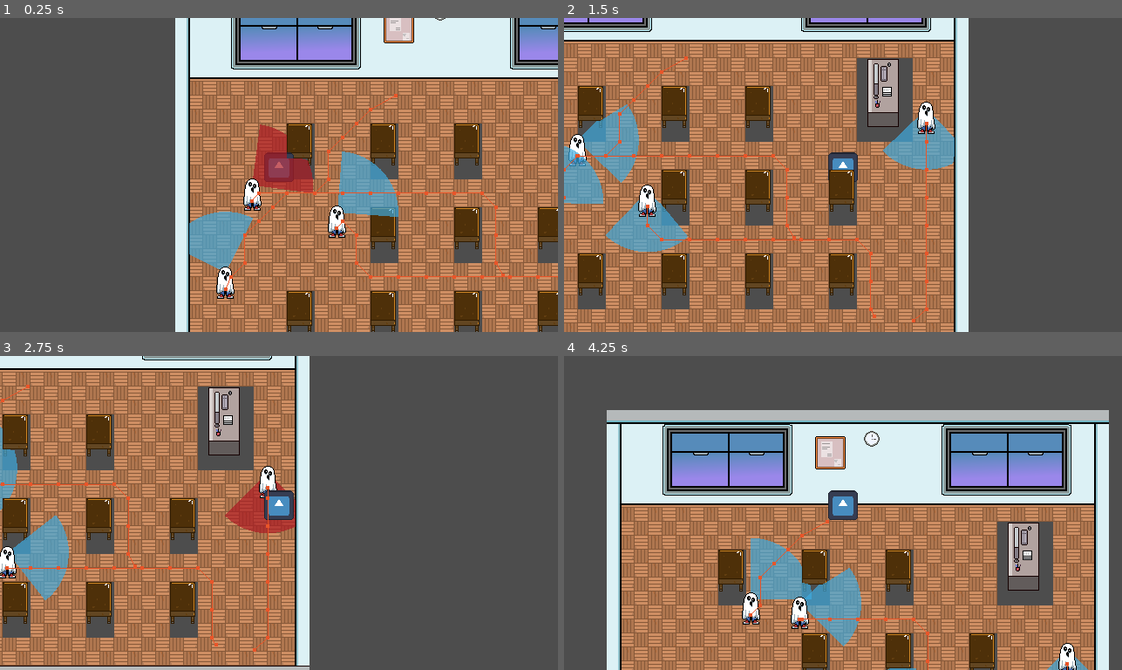
Above: before the commit, frames 1-4 (two rows, left to right).
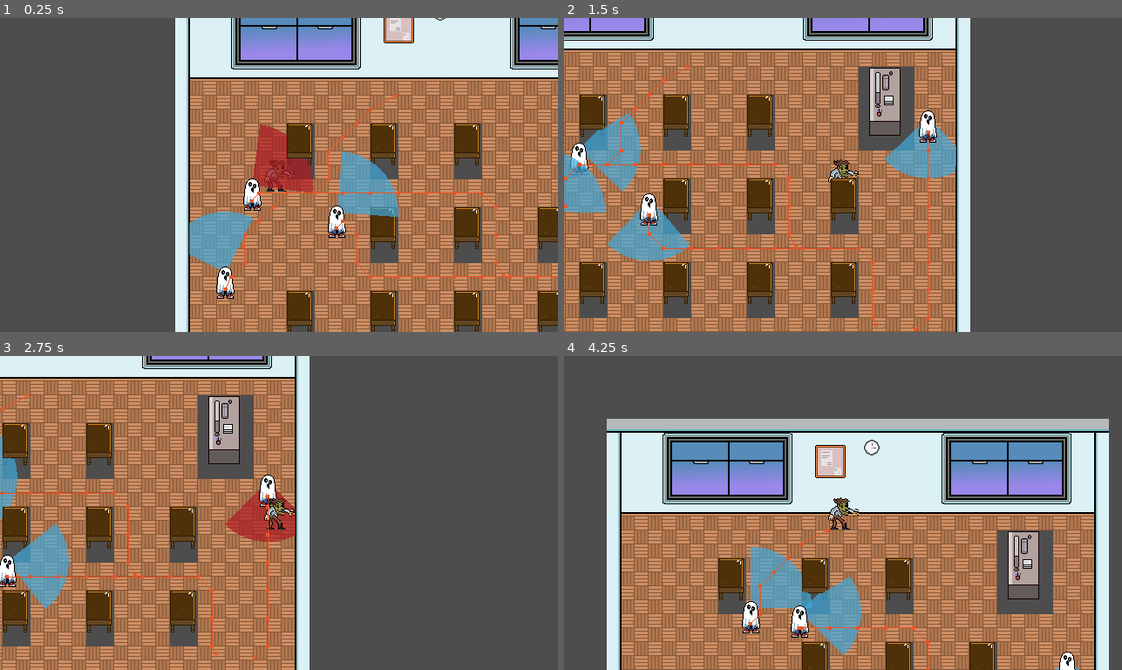
Above: after the commit, the same moments.

Repository: ErikTheBerik/2D-Spooky-Game-Jam-2024
Game: Godot game, scene res://Scenes/Classroom.tscn
Two runs of this game, one before a commit and one after it. Both use one fixed random seed, a clock stepped at 60 frames per second and the inputs below. The engine's default icon, where the game draws it, is replaced by a stand-in: a white triangle on a blue panel in a dark square.
Inputs (mouse positions are in pixels of both pictures, inside the frame that each line leads up to):
- Up to frame 1 (0.25 s): no input
- Up to frame 2 (1.5 s): move the mouse to (965, 159) at 0.52 s; hold D (move_right) 0.53-1.28 s; move the mouse to (731, 190) at 1.27 s; hold S (move_down) from 1.28 s (still down)
- Up to frame 3 (2.75 s): move the mouse to (334, 443) at 2.02 s; release S (move_down) at 2.03 s; hold D (move_right) from 2.03 s (still down)
- Up to frame 4 (4.25 s): move the mouse to (815, 575) at 2.77 s; release D (move_right) at 2.78 s; hold W (move_up) 2.78-3.53 s; move the mouse to (1010, 560) at 3.52 s; hold A (move_left) from 3.53 s (still down)

The runs differ from the first frame. In frame 1, 0.4% of the frame differs, in the area x 47-53%, y 42-56%; in frame 2, 50%, in the area x 0-73%, y 0-100%; in frame 3, 32%; in frame 4, 39%.

Commit message:
Animation base done

Diff:
--- a/Scenes/Classroom.tscn
+++ b/Scenes/Classroom.tscn
@@ -2,8 +2,8 @@
 
 [ext_resource type="Texture2D" uid="uid://c5fy5tp1f0icp" path="res://Assets/Tilesets/classroom tiles (1).png" id="1_d4c81"]
 [ext_resource type="Texture2D" uid="uid://bkjgto2g3r7x1" path="res://Assets/Tilesets/Classroom props (3).png" id="2_2hjot"]
-[ext_resource type="PackedScene" uid="uid://k81xqo3a1aik" path="res://Scenes/character_body_2d.tscn" id="3_8sfow"]
-[ext_resource type="PackedScene" uid="uid://ly1x8u4hyifn" path="res://enemies/enemy.tscn" id="4_tn13y"]
+[ext_resource type="PackedScene" uid="uid://k81xqo3a1aik" path="res://Scenes/PlayerCharacter.tscn" id="3_8sfow"]
+[ext_resource type="PackedScene" uid="uid://ly1x8u4hyifn" path="res://enemies/enemyGhost.tscn" id="4_tn13y"]
 
 [sub_resource type="NavigationPolygon" id="NavigationPolygon_gf838"]
 vertices = PackedVector2Array(16, 16, -16, 16, -16, -16, 16, -16)
--- /dev/null
+++ b/Scenes/PlayerCharacter.tscn
@@ -0,0 +1,95 @@
+[gd_scene load_steps=11 format=3 uid="uid://k81xqo3a1aik"]
+
+[ext_resource type="Script" path="res://Scenes/Scripts/character_body_2d.gd" id="1_wprin"]
+[ext_resource type="Texture2D" uid="uid://bxy7ry1enc623" path="res://Assets/Spritesheets/Player-idle.png" id="2_opjj1"]
+
+[sub_resource type="AtlasTexture" id="AtlasTexture_1gufn"]
+atlas = ExtResource("2_opjj1")
+region = Rect2(0, 0, 39, 39)
+
+[sub_resource type="AtlasTexture" id="AtlasTexture_e3l2p"]
+atlas = ExtResource("2_opjj1")
+region = Rect2(39, 0, 39, 39)
+
+[sub_resource type="AtlasTexture" id="AtlasTexture_xkcgs"]
+atlas = ExtResource("2_opjj1")
+region = Rect2(78, 0, 39, 39)
+
+[sub_resource type="AtlasTexture" id="AtlasTexture_2e300"]
+atlas = ExtResource("2_opjj1")
+region = Rect2(117, 0, 39, 39)
+
+[sub_resource type="AtlasTexture" id="AtlasTexture_a74wf"]
+atlas = ExtResource("2_opjj1")
+region = Rect2(156, 0, 39, 39)
+
+[sub_resource type="AtlasTexture" id="AtlasTexture_f1gns"]
+atlas = ExtResource("2_opjj1")
+region = Rect2(195, 0, 39, 39)
+
+[sub_resource type="SpriteFrames" id="SpriteFrames_hv48t"]
+animations = [{
+"frames": [{
+"duration": 1.0,
+"texture": SubResource("AtlasTexture_1gufn")
+}, {
+"duration": 1.0,
+"texture": SubResource("AtlasTexture_e3l2p")
+}, {
+"duration": 1.0,
+"texture": SubResource("AtlasTexture_xkcgs")
+}, {
+"duration": 1.0,
+"texture": SubResource("AtlasTexture_2e300")
+}, {
+"duration": 1.0,
+"texture": SubResource("AtlasTexture_a74wf")
+}, {
+"duration": 1.0,
+"texture": SubResource("AtlasTexture_f1gns")
+}],
+"loop": true,
+"name": &"idle",
+"speed": 8.0
+}, {
+"frames": [],
+"loop": true,
+"name": &"scare",
+"speed": 5.0
+}, {
+"frames": [],
+"loop": true,
+"name": &"walk_down",
+"speed": 5.0
+}, {
+"frames": [],
+"loop": true,
+"name": &"walk_right",
+"speed": 5.0
+}, {
+"frames": [],
+"loop": true,
+"name": &"walk_up",
+"speed": 5.0
+}]
+
+[sub_resource type="CapsuleShape2D" id="CapsuleShape2D_jyfrj"]
+height = 38.0
+
+[node name="CharacterBody2D" type="CharacterBody2D"]
+y_sort_enabled = true
+collision_layer = 3
+collision_mask = 4
+motion_mode = 1
+script = ExtResource("1_wprin")
+
+[node name="AnimatedSprite2D" type="AnimatedSprite2D" parent="."]
+sprite_frames = SubResource("SpriteFrames_hv48t")
+animation = &"idle"
+frame = 5
+frame_progress = 0.0534701
+
+[node name="CollisionShape2D" type="CollisionShape2D" parent="."]
+position = Vector2(0, 10)
+rotation = 1.5708
+shape = SubResource("CapsuleShape2D_jyfrj")
--- a/Scenes/character_body_2d.tscn
+++ /dev/null
@@ -1,41 +0,0 @@
-[gd_scene load_steps=5 format=3 uid="uid://k81xqo3a1aik"]
-
-[ext_resource type="Script" path="res://Scenes/Scripts/character_body_2d.gd" id="1_wprin"]
-[ext_resource type="Texture2D" uid="uid://ckuwviu8f5aaw" path="res://icon.svg" id="2_ixcc3"]
-
-[sub_resource type="SpriteFrames" id="SpriteFrames_hv48t"]
-animations = [{
-"frames": [],
-"loop": true,
-"name": &"default",
-"speed": 5.0
-}, {
-"frames": [],
-"loop": true,
-"name": &"new_animation",
-"speed": 5.0
-}]
-
-[sub_resource type="CapsuleShape2D" id="CapsuleShape2D_jyfrj"]
-height = 38.0
-
-[node name="CharacterBody2D" type="CharacterBody2D"]
-y_sort_enabled = true
-collision_layer = 3
-collision_mask = 4
-motion_mode = 1
-script = ExtResource("1_wprin")
-
-[node name="AnimatedSprite2D" type="AnimatedSprite2D" parent="."]
-sprite_frames = SubResource("SpriteFrames_hv48t")
-animation = &"new_animation"
-
-[node name="Sprite2D" type="Sprite2D" parent="AnimatedSprite2D"]
-y_sort_enabled = true
-scale = Vector2(0.265625, 0.265625)
-texture = ExtResource("2_ixcc3")
-offset = Vector2(0, -32)
-
-[node name="CollisionShape2D" type="CollisionShape2D" parent="."]
-rotation = 1.5708
-shape = SubResource("CapsuleShape2D_jyfrj")
--- a/enemies/enemy.gd
+++ b/enemies/enemy.gd
@@ -1,4 +1,4 @@
-@tool
+
 
 extends CharacterBody2D
 
--- /dev/null
+++ b/enemies/enemyDino.tscn
@@ -0,0 +1,155 @@
+[gd_scene load_steps=16 format=3 uid="uid://b2rddg1esne68"]
+
+[ext_resource type="Script" path="res://enemies/enemy.gd" id="1_w7cni"]
+[ext_resource type="PackedScene" uid="uid://kf8tqdlm8c5t" path="res://addons/vision_cone_2d/vision_cone_2d_template.tscn" id="2_5lwqy"]
+[ext_resource type="Texture2D" uid="uid://jv1w2avwdb4n" path="res://Assets/Spritesheets/dino-idle.png" id="3_eq4hm"]
+[ext_resource type="Texture2D" uid="uid://pld3ola0rij8" path="res://Assets/Spritesheets/dino-scared.png" id="4_hc5j4"]
+
+[sub_resource type="CircleShape2D" id="CircleShape2D_cbo24"]
+radius = 12.0
+
+[sub_resource type="CircleShape2D" id="CircleShape2D_23xlk"]
+radius = 50.0
+
+[sub_resource type="AtlasTexture" id="AtlasTexture_nxm7y"]
+atlas = ExtResource("3_eq4hm")
+region = Rect2(0, 0, 39, 39)
+
+[sub_resource type="AtlasTexture" id="AtlasTexture_0jg26"]
+atlas = ExtResource("3_eq4hm")
+region = Rect2(39, 0, 39, 39)
+
+[sub_resource type="AtlasTexture" id="AtlasTexture_de1sk"]
+atlas = ExtResource("3_eq4hm")
+region = Rect2(78, 0, 39, 39)
+
+[sub_resource type="AtlasTexture" id="AtlasTexture_22gsv"]
+atlas = ExtResource("3_eq4hm")
+region = Rect2(117, 0, 39, 39)
+
+[sub_resource type="AtlasTexture" id="AtlasTexture_nb31h"]
+atlas = ExtResource("3_eq4hm")
+region = Rect2(156, 0, 39, 39)
+
+[sub_resource type="AtlasTexture" id="AtlasTexture_us371"]
+atlas = ExtResource("3_eq4hm")
+region = Rect2(195, 0, 39, 39)
+
+[sub_resource type="AtlasTexture" id="AtlasTexture_ywb7j"]
+atlas = ExtResource("4_hc5j4")
+region = Rect2(0, 0, 39, 39)
+
+[sub_resource type="AtlasTexture" id="AtlasTexture_26yve"]
+atlas = ExtResource("4_hc5j4")
+region = Rect2(39, 0, 39, 39)
+
+[sub_resource type="SpriteFrames" id="SpriteFrames_dten2"]
+animations = [{
+"frames": [{
+"duration": 1.0,
+"texture": SubResource("AtlasTexture_nxm7y")
+}, {
+"duration": 1.0,
+"texture": SubResource("AtlasTexture_0jg26")
+}, {
+"duration": 1.0,
+"texture": SubResource("AtlasTexture_de1sk")
+}, {
+"duration": 1.0,
+"texture": SubResource("AtlasTexture_22gsv")
+}, {
+"duration": 1.0,
+"texture": SubResource("AtlasTexture_nb31h")
+}, {
+"duration": 1.0,
+"texture": SubResource("AtlasTexture_us371")
+}],
+"loop": true,
+"name": &"idle",
+"speed": 10.0
+}, {
+"frames": [{
+"duration": 1.0,
+"texture": SubResource("AtlasTexture_ywb7j")
+}, {
+"duration": 1.0,
+"texture": SubResource("AtlasTexture_26yve")
+}],
+"loop": true,
+"name": &"scare",
+"speed": 8.0
+}, {
+"frames": [],
+"loop": true,
+"name": &"walk_down",
+"speed": 5.0
+}, {
+"frames": [],
+"loop": true,
+"name": &"walk_right",
+"speed": 5.0
+}, {
+"frames": [],
+"loop": true,
+"name": &"walk_up",
+"speed": 10.0
+}]
+
+[node name="Enemy" type="CharacterBody2D"]
+collision_layer = 2
+collision_mask = 4
+motion_mode = 1
+script = ExtResource("1_w7cni")
+MIN_SPEED = 30.0
+MAX_SPEED = 50.0
+ROTATION_SPEED = 8.0
+alert_color = Color(0.678431, 0.105882, 0.137255, 0.705882)
+vision_color = Color(0.246022, 0.66931, 0.876344, 0.686275)
+MIN_IDLE_TIME = 3.0
+MAX_IDLE_TIME = 6.0
+metadata/_edit_group_ = true
+
+[node name="CollisionShape2D" type="CollisionShape2D" parent="."]
+position = Vector2(0, 4)
+shape = SubResource("CircleShape2D_cbo24")
+
+[node name="TalkingArea" type="Area2D" parent="."]
+visible = false
+collision_layer = 0
+collision_mask = 0
+
+[node name="CollisionShape2D" type="CollisionShape2D" parent="TalkingArea"]
+shape = SubResource("CircleShape2D_23xlk")
+
+[node name="VisionCone2D" parent="." instance=ExtResource("2_5lwqy")]
+position = Vector2(0, -18)
+angle_deg = 90
+ray_count = 20
+max_distance = 70.0
+collision_layer_mask = 4
+
+[node name="VisionConeRenderer" parent="VisionCone2D" index="0"]
+color = Color(0.246022, 0.66931, 0.876344, 0.686275)
+
+[node name="NavigationAgent2D" type="NavigationAgent2D" parent="."]
+path_desired_distance = 5.0
+target_desired_distance = 5.0
+path_postprocessing = 1
+debug_enabled = true
+debug_use_custom = true
+debug_path_custom_color = Color(0.91375, 0.332255, 0.161062, 1)
+
+[node name="Animation" type="AnimatedSprite2D" parent="."]
+sprite_frames = SubResource("SpriteFrames_dten2")
+animation = &"idle"
+autoplay = "idle"
+frame = 2
+frame_progress = 0.503046
+offset = Vector2(0, -8)
+
+[connection signal="body_entered" from="VisionCone2D/VisionConeArea" to="." method="_on_vision_cone_area_body_entered"]
+[connection signal="body_exited" from="VisionCone2D/VisionConeArea" to="." method="_on_vision_cone_area_body_exited"]
+[connection signal="navigation_finished" from="NavigationAgent2D" to="." method="OnTargetReached"]
+[connection signal="velocity_computed" from="NavigationAgent2D" to="." method="_on_navigation_agent_2d_velocity_computed"]
+
+[editable path="VisionCone2D"]
--- /dev/null
+++ b/enemies/enemyGhost.tscn
@@ -0,0 +1,138 @@
+[gd_scene load_steps=15 format=3 uid="uid://ly1x8u4hyifn"]
+
+[ext_resource type="Script" path="res://enemies/enemy.gd" id="1_jvum1"]
+[ext_resource type="Texture2D" uid="uid://drccsh5vjynjp" path="res://Assets/Spritesheets/ghost-Idle.png" id="3_bmc6u"]
+[ext_resource type="PackedScene" uid="uid://kf8tqdlm8c5t" path="res://addons/vision_cone_2d/vision_cone_2d_template.tscn" id="3_i7rw8"]
+
+[sub_resource type="CircleShape2D" id="CircleShape2D_cbo24"]
+radius = 12.0
+
+[sub_resource type="CircleShape2D" id="CircleShape2D_23xlk"]
+radius = 50.0
+
+[sub_resource type="AtlasTexture" id="AtlasTexture_olfqu"]
+atlas = ExtResource("3_bmc6u")
+region = Rect2(0, 0, 39, 39)
+
+[sub_resource type="AtlasTexture" id="AtlasTexture_xguff"]
+atlas = ExtResource("3_bmc6u")
+region = Rect2(39, 0, 39, 39)
+
+[sub_resource type="AtlasTexture" id="AtlasTexture_gxdi8"]
+atlas = ExtResource("3_bmc6u")
+region = Rect2(78, 0, 39, 39)
+
+[sub_resource type="AtlasTexture" id="AtlasTexture_6vn1h"]
+atlas = ExtResource("3_bmc6u")
+region = Rect2(117, 0, 39, 39)
+
+[sub_resource type="AtlasTexture" id="AtlasTexture_rf1hi"]
+atlas = ExtResource("3_bmc6u")
+region = Rect2(156, 0, 39, 39)
+
+[sub_resource type="AtlasTexture" id="AtlasTexture_dlka7"]
+atlas = ExtResource("3_bmc6u")
+region = Rect2(195, 0, 39, 39)
+
+[sub_resource type="AtlasTexture" id="AtlasTexture_7ftsa"]
+atlas = ExtResource("3_bmc6u")
+region = Rect2(234, 0, 39, 39)
+
+[sub_resource type="AtlasTexture" id="AtlasTexture_mpciq"]
+atlas = ExtResource("3_bmc6u")
+region = Rect2(0, 0, 39, 39)
+
+[sub_resource type="SpriteFrames" id="SpriteFrames_dten2"]
+animations = [{
+"frames": [{
+"duration": 1.0,
+"texture": SubResource("AtlasTexture_olfqu")
+}, {
+"duration": 1.0,
+"texture": SubResource("AtlasTexture_xguff")
+}, {
+"duration": 1.0,
+"texture": SubResource("AtlasTexture_gxdi8")
+}, {
+"duration": 1.0,
+"texture": SubResource("AtlasTexture_6vn1h")
+}, {
+"duration": 1.0,
+"texture": SubResource("AtlasTexture_rf1hi")
+}, {
+"duration": 1.0,
+"texture": SubResource("AtlasTexture_dlka7")
+}, {
+"duration": 1.0,
+"texture": SubResource("AtlasTexture_7ftsa")
+}],
+"loop": true,
+"name": &"idle",
+"speed": 10.0
+}, {
+"frames": [{
+"duration": 1.0,
+"texture": SubResource("AtlasTexture_mpciq")
+}],
+"loop": true,
+"name": &"walk",
+"speed": 10.0
+}]
+
+[node name="Enemy" type="CharacterBody2D"]
+collision_layer = 2
+collision_mask = 4
+motion_mode = 1
+script = ExtResource("1_jvum1")
+MIN_SPEED = 30.0
+MAX_SPEED = 50.0
+ROTATION_SPEED = 8.0
+alert_color = Color(0.678431, 0.105882, 0.137255, 0.705882)
+vision_color = Color(0.246022, 0.66931, 0.876344, 0.686275)
+MIN_IDLE_TIME = 3.0
+MAX_IDLE_TIME = 6.0
+metadata/_edit_group_ = true
+
+[node name="CollisionShape2D" type="CollisionShape2D" parent="."]
+position = Vector2(0, 4)
+shape = SubResource("CircleShape2D_cbo24")
+
+[node name="TalkingArea" type="Area2D" parent="."]
+visible = false
+collision_layer = 0
+collision_mask = 0
+
+[node name="CollisionShape2D" type="CollisionShape2D" parent="TalkingArea"]
+shape = SubResource("CircleShape2D_23xlk")
+
+[node name="VisionCone2D" parent="." instance=ExtResource("3_i7rw8")]
+position = Vector2(0, -18)
+angle_deg = 90
+ray_count = 20
+max_distance = 70.0
+collision_layer_mask = 4
+
+[node name="VisionConeRenderer" parent="VisionCone2D" index="0"]
+color = Color(0.246022, 0.66931, 0.876344, 0.686275)
+
+[node name="NavigationAgent2D" type="NavigationAgent2D" parent="."]
+path_desired_distance = 5.0
+target_desired_distance = 5.0
+path_postprocessing = 1
+debug_enabled = true
+debug_use_custom = true
+debug_path_custom_color = Color(0.91375, 0.332255, 0.161062, 1)
+
+[node name="Animation" type="AnimatedSprite2D" parent="."]
+sprite_frames = SubResource("SpriteFrames_dten2")
+animation = &"idle"
+autoplay = "idle"
+frame_progress = 0.984785
+offset = Vector2(0, -8)
+
+[connection signal="body_entered" from="VisionCone2D/VisionConeArea" to="." method="_on_vision_cone_area_body_entered"]
+[connection signal="body_exited" from="VisionCone2D/VisionConeArea" to="." method="_on_vision_cone_area_body_exited"]
+[connection signal="navigation_finished" from="NavigationAgent2D" to="." method="OnTargetReached"]
+[connection signal="velocity_computed" from="NavigationAgent2D" to="." method="_on_navigation_agent_2d_velocity_computed"]
+
+[editable path="VisionCone2D"]
--- a/enemies/enemy.tscn
+++ b/enemies/enemyGrim.tscn
@@ -1,8 +1,9 @@
-[gd_scene load_steps=15 format=3 uid="uid://ly1x8u4hyifn"]
+[gd_scene load_steps=15 format=3 uid="uid://4x5gotcxal3p"]
 
-[ext_resource type="Script" path="res://enemies/enemy.gd" id="1_jvum1"]
-[ext_resource type="Texture2D" uid="uid://drccsh5vjynjp" path="res://Assets/Spritesheets/ghost-Idle.png" id="3_bmc6u"]
-[ext_resource type="PackedScene" uid="uid://kf8tqdlm8c5t" path="res://addons/vision_cone_2d/vision_cone_2d_template.tscn" id="3_i7rw8"]
+[ext_resource type="Script" path="res://enemies/enemy.gd" id="1_siv2t"]
+[ext_resource type="PackedScene" uid="uid://kf8tqdlm8c5t" path="res://addons/vision_cone_2d/vision_cone_2d_template.tscn" id="2_ualbs"]
+[ext_resource type="Texture2D" uid="uid://c861ueacphv20" path="res://Assets/Spritesheets/grim-idle.png" id="3_8i1dt"]
+[ext_resource type="Texture2D" uid="uid://b7q0x55xk3lh6" path="res://Assets/Spritesheets/grim-scared.png" id="4_au11g"]
 
 [sub_resource type="CircleShape2D" id="CircleShape2D_cbo24"]
 radius = 12.0
@@ -10,72 +11,80 @@
 [sub_resource type="CircleShape2D" id="CircleShape2D_23xlk"]
 radius = 50.0
 
-[sub_resource type="AtlasTexture" id="AtlasTexture_olfqu"]
-atlas = ExtResource("3_bmc6u")
+[sub_resource type="AtlasTexture" id="AtlasTexture_i11mp"]
+atlas = ExtResource("3_8i1dt")
 region = Rect2(0, 0, 39, 39)
 
-[sub_resource type="AtlasTexture" id="AtlasTexture_xguff"]
-atlas = ExtResource("3_bmc6u")
+[sub_resource type="AtlasTexture" id="AtlasTexture_qycpp"]
+atlas = ExtResource("3_8i1dt")
 region = Rect2(39, 0, 39, 39)
 
-[sub_resource type="AtlasTexture" id="AtlasTexture_gxdi8"]
-atlas = ExtResource("3_bmc6u")
+[sub_resource type="AtlasTexture" id="AtlasTexture_vse42"]
+atlas = ExtResource("3_8i1dt")
 region = Rect2(78, 0, 39, 39)
 
-[sub_resource type="AtlasTexture" id="AtlasTexture_6vn1h"]
-atlas = ExtResource("3_bmc6u")
+[sub_resource type="AtlasTexture" id="AtlasTexture_7xkc7"]
+atlas = ExtResource("3_8i1dt")
 region = Rect2(117, 0, 39, 39)
 
-[sub_resource type="AtlasTexture" id="AtlasTexture_rf1hi"]
-atlas = ExtResource("3_bmc6u")
+[sub_resource type="AtlasTexture" id="AtlasTexture_gxtm3"]
+atlas = ExtResource("3_8i1dt")
 region = Rect2(156, 0, 39, 39)
 
-[sub_resource type="AtlasTexture" id="AtlasTexture_dlka7"]
-atlas = ExtResource("3_bmc6u")
-region = Rect2(195, 0, 39, 39)
+[sub_resource type="AtlasTexture" id="AtlasTexture_rvmup"]
+atlas = ExtResource("4_au11g")
+region = Rect2(0, 0, 39, 39)
 
-[sub_resource type="AtlasTexture" id="AtlasTexture_7ftsa"]
-atlas = ExtResource("3_bmc6u")
-region = Rect2(234, 0, 39, 39)
-
-[sub_resource type="AtlasTexture" id="AtlasTexture_mpciq"]
-atlas = ExtResource("3_bmc6u")
-region = Rect2(0, 0, 39, 39)
+[sub_resource type="AtlasTexture" id="AtlasTexture_xrq7p"]
+atlas = ExtResource("4_au11g")
+region = Rect2(39, 0, 39, 39)
 
 [sub_resource type="SpriteFrames" id="SpriteFrames_dten2"]
 animations = [{
 "frames": [{
 "duration": 1.0,
-"texture": SubResource("AtlasTexture_olfqu")
+"texture": SubResource("AtlasTexture_i11mp")
 }, {
 "duration": 1.0,
-"texture": SubResource("AtlasTexture_xguff")
+"texture": SubResource("AtlasTexture_qycpp")
 }, {
 "duration": 1.0,
-"texture": SubResource("AtlasTexture_gxdi8")
+"texture": SubResource("AtlasTexture_vse42")
 }, {
 "duration": 1.0,
-"texture": SubResource("AtlasTexture_6vn1h")
+"texture": SubResource("AtlasTexture_7xkc7")
 }, {
 "duration": 1.0,
-"texture": SubResource("AtlasTexture_rf1hi")
-}, {
-"duration": 1.0,
-"texture": SubResource("AtlasTexture_dlka7")
-}, {
-"duration": 1.0,
-"texture": SubResource("AtlasTexture_7ftsa")
+"texture": SubResource("AtlasTexture_gxtm3")
 }],
-"loop": true,
+"loop": false,
 "name": &"idle",
 "speed": 10.0
 }, {
 "frames": [{
 "duration": 1.0,
-"texture": SubResource("AtlasTexture_mpciq")
+"texture": SubResource("AtlasTexture_rvmup")
+}, {
+"duration": 1.0,
+"texture": SubResource("AtlasTexture_xrq7p")
 }],
+"loop": false,
+"name": &"scare",
+"speed": 5.0
+}, {
+"frames": [],
 "loop": true,
-"name": &"walk",
+"name": &"walk_down",
+"speed": 5.0
+}, {
+"frames": [],
+"loop": true,
+"name": &"walk_right",
+"speed": 5.0
+}, {
+"frames": [],
+"loop": true,
+"name": &"walk_up",
 "speed": 10.0
 }]
 
@@ -126,8 +135,6 @@
 [node name="Animation" type="AnimatedSprite2D" parent="."]
 sprite_frames = SubResource("SpriteFrames_dten2")
 animation = &"idle"
-autoplay = "idle"
-frame_progress = 0.420311
 offset = Vector2(0, -8)
 
 [connection signal="body_entered" from="VisionCone2D/VisionConeArea" to="." method="_on_vision_cone_area_body_entered"]
--- /dev/null
+++ b/enemies/enemyWitch.tscn
@@ -0,0 +1,190 @@
+[gd_scene load_steps=21 format=3 uid="uid://brgp70cetg2vl"]
+
+[ext_resource type="Script" path="res://enemies/enemy.gd" id="1_8dl68"]
+[ext_resource type="PackedScene" uid="uid://kf8tqdlm8c5t" path="res://addons/vision_cone_2d/vision_cone_2d_template.tscn" id="2_6n5mb"]
+[ext_resource type="Texture2D" uid="uid://bcnpvbdpxqv6c" path="res://Assets/Spritesheets/witch-idle.png" id="3_eko3d"]
+[ext_resource type="Texture2D" uid="uid://b18qe1m8vhbhg" path="res://Assets/Spritesheets/witch-scared.png" id="4_3rci1"]
+
+[sub_resource type="CircleShape2D" id="CircleShape2D_cbo24"]
+radius = 12.0
+
+[sub_resource type="CircleShape2D" id="CircleShape2D_23xlk"]
+radius = 50.0
+
+[sub_resource type="AtlasTexture" id="AtlasTexture_8fbrd"]
+atlas = ExtResource("3_eko3d")
+region = Rect2(0, 0, 39, 39)
+
+[sub_resource type="AtlasTexture" id="AtlasTexture_3rvrt"]
+atlas = ExtResource("3_eko3d")
+region = Rect2(39, 0, 39, 39)
+
+[sub_resource type="AtlasTexture" id="AtlasTexture_2pefh"]
+atlas = ExtResource("3_eko3d")
+region = Rect2(78, 0, 39, 39)
+
+[sub_resource type="AtlasTexture" id="AtlasTexture_nsj00"]
+atlas = ExtResource("3_eko3d")
+region = Rect2(117, 0, 39, 39)
+
+[sub_resource type="AtlasTexture" id="AtlasTexture_mt3ue"]
+atlas = ExtResource("3_eko3d")
+region = Rect2(156, 0, 39, 39)
+
+[sub_resource type="AtlasTexture" id="AtlasTexture_7vfy2"]
+atlas = ExtResource("3_eko3d")
+region = Rect2(195, 0, 39, 39)
+
+[sub_resource type="AtlasTexture" id="AtlasTexture_kqcec"]
+atlas = ExtResource("3_eko3d")
+region = Rect2(234, 0, 39, 39)
+
+[sub_resource type="AtlasTexture" id="AtlasTexture_sjw1l"]
+atlas = ExtResource("3_eko3d")
+region = Rect2(273, 0, 39, 39)
+
+[sub_resource type="AtlasTexture" id="AtlasTexture_h5q6u"]
+atlas = ExtResource("3_eko3d")
+region = Rect2(312, 0, 39, 39)
+
+[sub_resource type="AtlasTexture" id="AtlasTexture_kylfd"]
+atlas = ExtResource("3_eko3d")
+region = Rect2(351, 0, 39, 39)
+
+[sub_resource type="AtlasTexture" id="AtlasTexture_rjtga"]
+atlas = ExtResource("3_eko3d")
+region = Rect2(390, 0, 39, 39)
+
+[sub_resource type="AtlasTexture" id="AtlasTexture_3nwym"]
+atlas = ExtResource("4_3rci1")
+region = Rect2(0, 0, 39, 39)
+
+[sub_resource type="AtlasTexture" id="AtlasTexture_ep0ej"]
+atlas = ExtResource("4_3rci1")
+region = Rect2(39, 0, 39, 39)
+
+[sub_resource type="SpriteFrames" id="SpriteFrames_dten2"]
+animations = [{
+"frames": [{
+"duration": 1.0,
+"texture": SubResource("AtlasTexture_8fbrd")
+}, {
+"duration": 1.0,
+"texture": SubResource("AtlasTexture_3rvrt")
+}, {
+"duration": 1.0,
+"texture": SubResource("AtlasTexture_2pefh")
+}, {
+"duration": 1.0,
+"texture": SubResource("AtlasTexture_nsj00")
+}, {
+"duration": 1.0,
+"texture": SubResource("AtlasTexture_mt3ue")
+}, {
+"duration": 1.0,
+"texture": SubResource("AtlasTexture_7vfy2")
+}, {
+"duration": 1.0,
+"texture": SubResource("AtlasTexture_kqcec")
+}, {
+"duration": 1.0,
+"texture": SubResource("AtlasTexture_sjw1l")
+}, {
+"duration": 1.0,
+"texture": SubResource("AtlasTexture_h5q6u")
+}, {
+"duration": 1.0,
+"texture": SubResource("AtlasTexture_kylfd")
+}, {
+"duration": 1.0,
+"texture": SubResource("AtlasTexture_rjtga")
+}],
+"loop": true,
+"name": &"idle",
+"speed": 10.0
+}, {
+"frames": [{
+"duration": 1.0,
+"texture": SubResource("AtlasTexture_3nwym")
+}, {
+"duration": 1.0,
+"texture": SubResource("AtlasTexture_ep0ej")
+}],
+"loop": true,
+"name": &"scare",
+"speed": 5.0
+}, {
+"frames": [],
+"loop": true,
+"name": &"walk_down",
+"speed": 5.0
+}, {
+"frames": [],
+"loop": true,
+"name": &"walk_right",
+"speed": 5.0
+}, {
+"frames": [],
+"loop": true,
+"name": &"walk_up",
+"speed": 10.0
+}]
+
+[node name="Enemy" type="CharacterBody2D"]
+collision_layer = 2
+collision_mask = 4
+motion_mode = 1
+script = ExtResource("1_8dl68")
+MIN_SPEED = 30.0
+MAX_SPEED = 50.0
+ROTATION_SPEED = 8.0
+alert_color = Color(0.678431, 0.105882, 0.137255, 0.705882)
+vision_color = Color(0.246022, 0.66931, 0.876344, 0.686275)
+MIN_IDLE_TIME = 3.0
+MAX_IDLE_TIME = 6.0
+metadata/_edit_group_ = true
+
+[node name="CollisionShape2D" type="CollisionShape2D" parent="."]
+position = Vector2(0, 4)
+shape = SubResource("CircleShape2D_cbo24")
+
+[node name="TalkingArea" type="Area2D" parent="."]
+visible = false
+collision_layer = 0
+collision_mask = 0
+
+[node name="CollisionShape2D" type="CollisionShape2D" parent="TalkingArea"]
+shape = SubResource("CircleShape2D_23xlk")
+
+[node name="VisionCone2D" parent="." instance=ExtResource("2_6n5mb")]
+position = Vector2(0, -18)
+angle_deg = 90
+ray_count = 20
+max_distance = 70.0
+collision_layer_mask = 4
+
+[node name="VisionConeRenderer" parent="VisionCone2D" index="0"]
+color = Color(0.246022, 0.66931, 0.876344, 0.686275)
+
+[node name="NavigationAgent2D" type="NavigationAgent2D" parent="."]
+path_desired_distance = 5.0
+target_desired_distance = 5.0
+path_postprocessing = 1
+debug_enabled = true
+debug_use_custom = true
+debug_path_custom_color = Color(0.91375, 0.332255, 0.161062, 1)
+
+[node name="Animation" type="AnimatedSprite2D" parent="."]
+sprite_frames = SubResource("SpriteFrames_dten2")
+animation = &"idle"
+autoplay = "idle"
+frame = 2
+frame_progress = 0.135641
+offset = Vector2(0, -8)
+
+[connection signal="body_entered" from="VisionCone2D/VisionConeArea" to="." method="_on_vision_cone_area_body_entered"]
+[connection signal="body_exited" from="VisionCone2D/VisionConeArea" to="." method="_on_vision_cone_area_body_exited"]
+[connection signal="navigation_finished" from="NavigationAgent2D" to="." method="OnTargetReached"]
+[connection signal="velocity_computed" from="NavigationAgent2D" to="." method="_on_navigation_agent_2d_velocity_computed"]
+
+[editable path="VisionCone2D"]
Binary file added: Assets/Spritesheets/dino-scared.png
Not shown, added: Assets/Spritesheets/dino-scared.png.import
Not shown: 2 places in enemies/enemyGrim.tscn that only renumber resources
